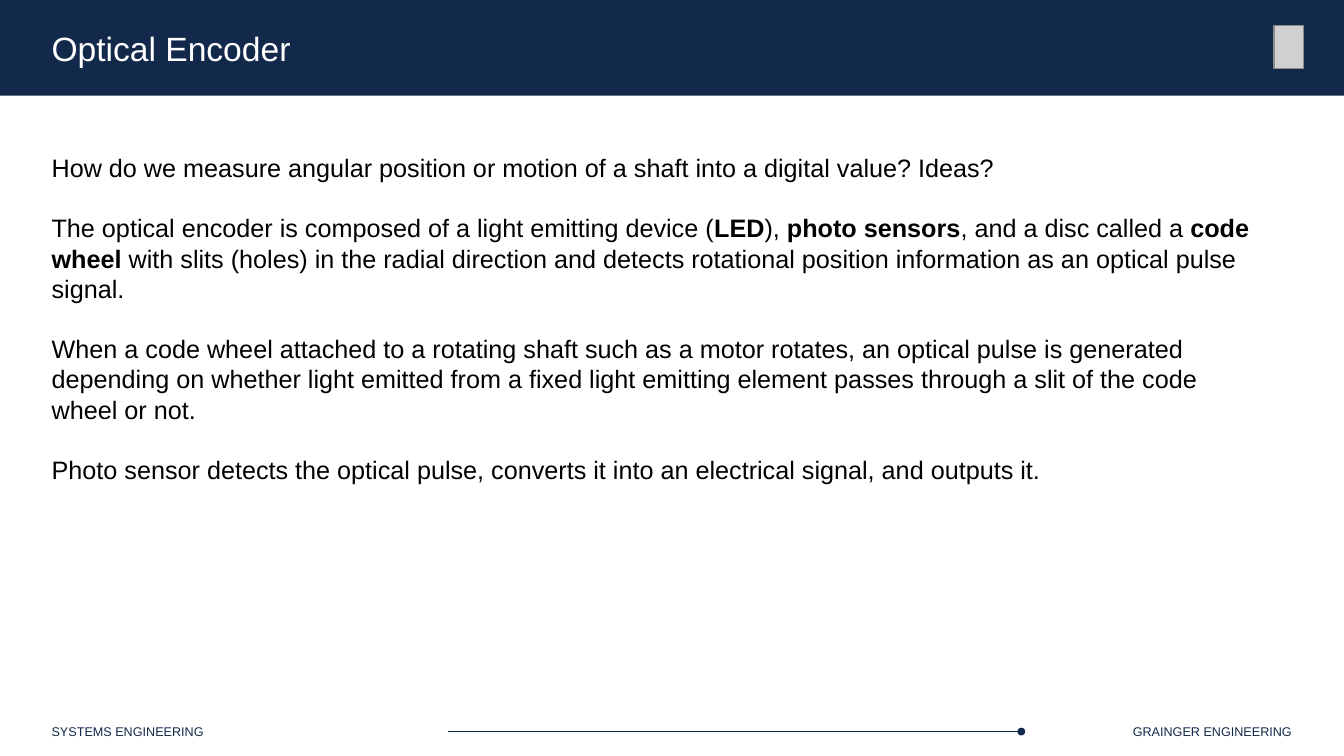
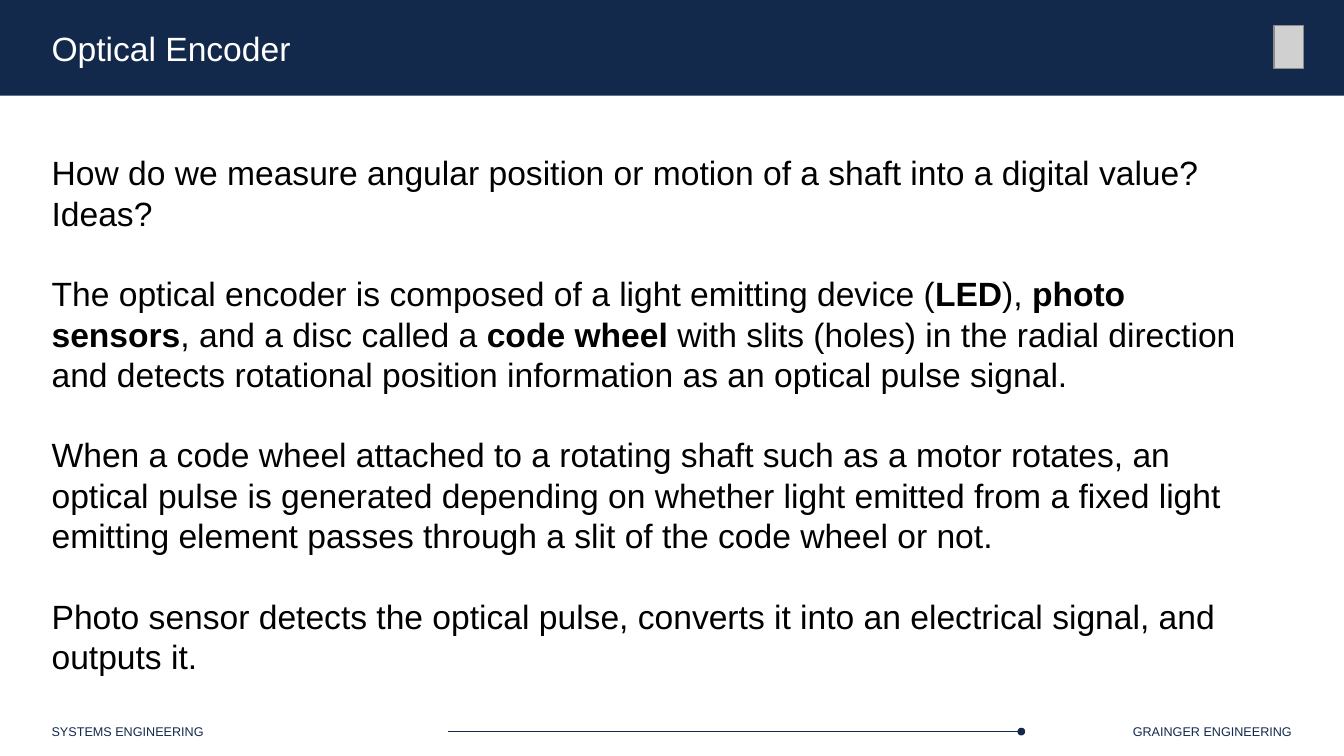
Before and after one commit to Marius-Juston/SE-423---Class-Material, a slide deck: slide 5 of Lectures/Slides/L6.pptx. Drawn at 1344x756 pixels with LibreOffice and Linux fonts; fonts in the diff are those of the drawing; grey boxes stand for pictures. Boxes give left, top, right and bottom in pixels: in the first picture for what was removed or moved away, otherwise in the second. Text is boxed around its words. In the diff, an @@ line names an element or a change of style, - is before the commit and + after.

Commit message:
updated encoder slides

```diff
--- a/Lectures/Slides/L6.pptx
+++ b/Lectures/Slides/L6.pptx
@@ text "How do we measure angular ..." at (52,160,1235,676): size 18 to 24 pt @@
```
Also in this commit, not shown: 4 other slides changed, 18 slides added.
